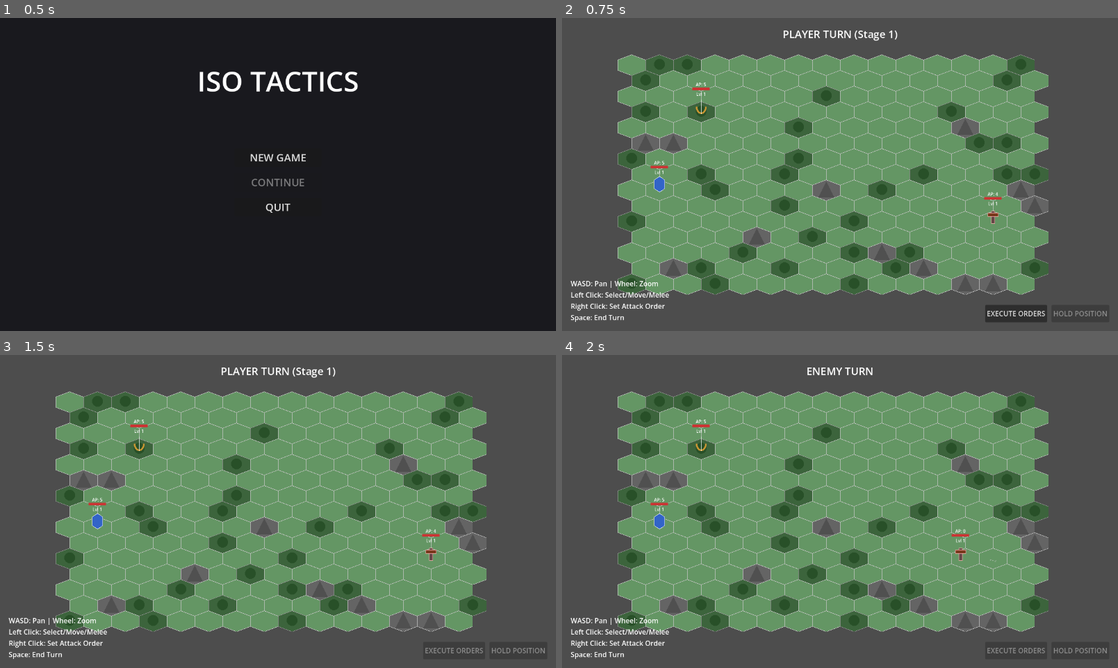
Above: before the commit, frames 1-4 (two rows, left to right).
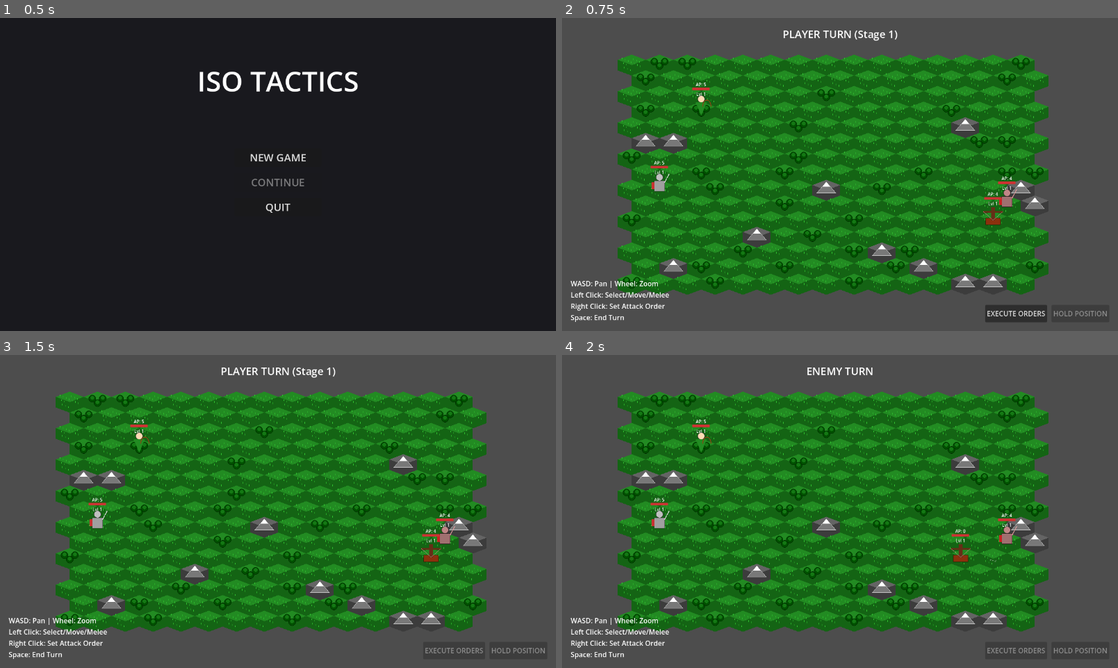
Above: after the commit, the same moments.

Repository: najoory/iso-tactics
Game: Godot game, scene res://scenes/main_menu.tscn
Two runs of this game, one before a commit and one after it. Both use one fixed random seed, a clock stepped at 60 frames per second and the inputs below.
Inputs:
- Up to frame 1 (0.5 s): no input
- Up to frame 2 (0.75 s): click "NEW GAME" at 0.5 s
- Up to frame 3 (1.5 s): click "EXECUTE ORDERS" at 1.25 s
- Up to frame 4 (2 s): no input

Frame 1 is identical in both runs. In frame 2, 55% of the frame differs, in the area x 10-88%, y 11-89%; in frame 3, 55%; in frame 4, 55%.

Commit message:
Visual Overhaul: Upgraded all assets to shaded 16-bit pixel art style

Diff:
--- a/scripts/main.gd
+++ b/scripts/main.gd
@@ -267,8 +267,8 @@
 		boss_data.restore_stats()
 		_create_unit_from_data(Vector2i(grid_size.x - 3, grid_size.y / 2), boss_data)
 	else:
-		var count_factor = 3.5 if stage <= 5 else 3.0
-		var enemy_count = 1 + floor(stage / count_factor)
+		var count_factor = 2.5 if stage <= 5 else 2.0
+		var enemy_count = 2 + floor(stage / count_factor)
 		for i in range(enemy_count):
 			var roll = randi() % 100
 			var e_class = "Goblin"
Binary file changed: assets/hex_forest.png
Binary file changed: assets/hex_house.png
Binary file changed: assets/hex_mountain.png
Binary file changed: assets/hex_tile.png
Binary file changed: assets/hex_wall.png
Binary file changed: assets/unit_archer.png
Binary file changed: assets/unit_ballista.png
Binary file changed: assets/unit_knight.png
